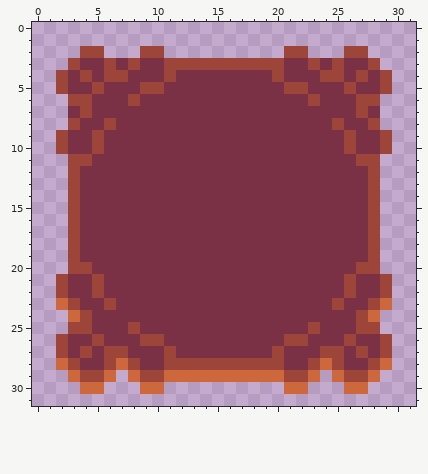
One commit to this pixel-art file: Assets/2. Graphics/UI/PurpleOrange/UI_Panel.aseprite. The first picture shows the starting point.
32x32 pixels, 1 frame.
Now the later version:
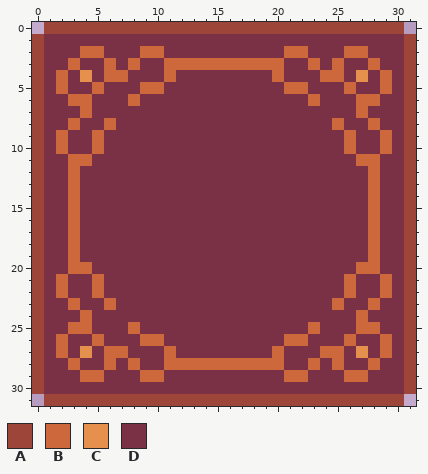
Palette (. is transparent): A #9e4539  B #cd683d  C #e6904e  D #7a3045
Changes in this commit:
layer "Layer 1" now shown
layer "Layer 1 Copy" now hidden
The edit adds colour A in row 0 at x 1 to 30; in rows 1 to 30 at x 0 and 31; in row 31 at x 1 to 30.
Colour A gives way to colour B in row 2 at x 4 to 5, 9 to 10, 21 to 22 and 26 to 27; in row 3 at x 3, 6, 8, 11 to 20, 23, 25 and 28; in row 4 at x 2, 6 to 7, 11, 20, 24 to 25 and 29; in row 5 at x 2, 5, 9 to 10, 21 to 22, 26 and 29; in row 6 at x 3 to 4, 8, 23 and 27 to 28; in row 7 at x 4 and 27.
Colour A gives way to colour B in row 8 at x 3, 6, 25 and 28; in rows 9 to 10 at x 2, 5, 26 and 29; in row 11 at x 3 to 4 and 27 to 28; in rows 12 to 19 at x 3 and 28; in row 20 at x 3 to 4 and 27 to 28; in rows 21 to 22 at x 2, 5, 26 and 29.
Colour A gives way to colour B in row 23 at x 3, 6, 25 and 28; in row 24 at x 4 and 27; in row 25 at x 3 to 4, 8, 23 and 27 to 28; in row 26 at x 2, 5, 9 to 10, 21 to 22, 26 and 29; in row 27 at x 2, 6 to 7, 11, 20, 24 to 25 and 29; in row 28 at x 3, 6, 8, 11 to 20, 23, 25 and 28.
Colour A gives way to colour B in row 29 at x 4 to 5, 9 to 10, 21 to 22 and 26 to 27.
Colour A gives way to colour C in row 4 at x 4 and 27; in row 27 at x 4 and 27.
The edit adds colour D in row 1 at x 1 to 30; in row 2 at x 1 to 3, 6 to 8, 11 to 20, 23 to 25 and 28 to 30; in row 3 at x 1 to 2 and 29 to 30; in rows 4 to 5 at x 1 and 30; in rows 6 to 8 at x 1 to 2 and 29 to 30; in rows 9 to 10 at x 1 and 30.
The edit adds colour D in rows 11 to 20 at x 1 to 2 and 29 to 30; in rows 21 to 23 at x 1 and 30; in rows 24 to 25 at x 1 to 2 and 29 to 30; in rows 26 to 28 at x 1 and 30; in row 29 at x 1 to 2, 7, 24 and 29 to 30; in row 30 at x 1 to 3, 6 to 8, 11 to 20, 23 to 25 and 28 to 30.
Colour B gives way to colour D in row 23 at x 2 and 29; in row 24 at x 3 and 28; in row 28 at x 2, 7, 24 and 29; in row 29 at x 3, 6, 8, 11 to 20, 23, 25 and 28; in row 30 at x 4 to 5, 9 to 10, 21 to 22 and 26 to 27.
Boxes around the changes in both pictures, in picture pixels (x1, y1, x2, y2):
changed: (32, 22, 416, 406)
